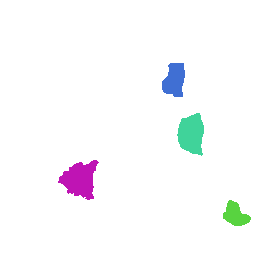
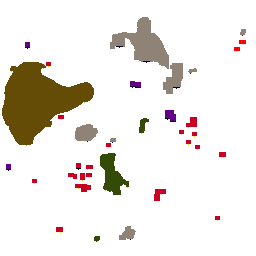
The second 256×256 image is a revision of the first. Changes to its layers:
hid "subzones" over [58, 63, 251, 226]
showed "cover", painted on it over [2, 17, 246, 242]
